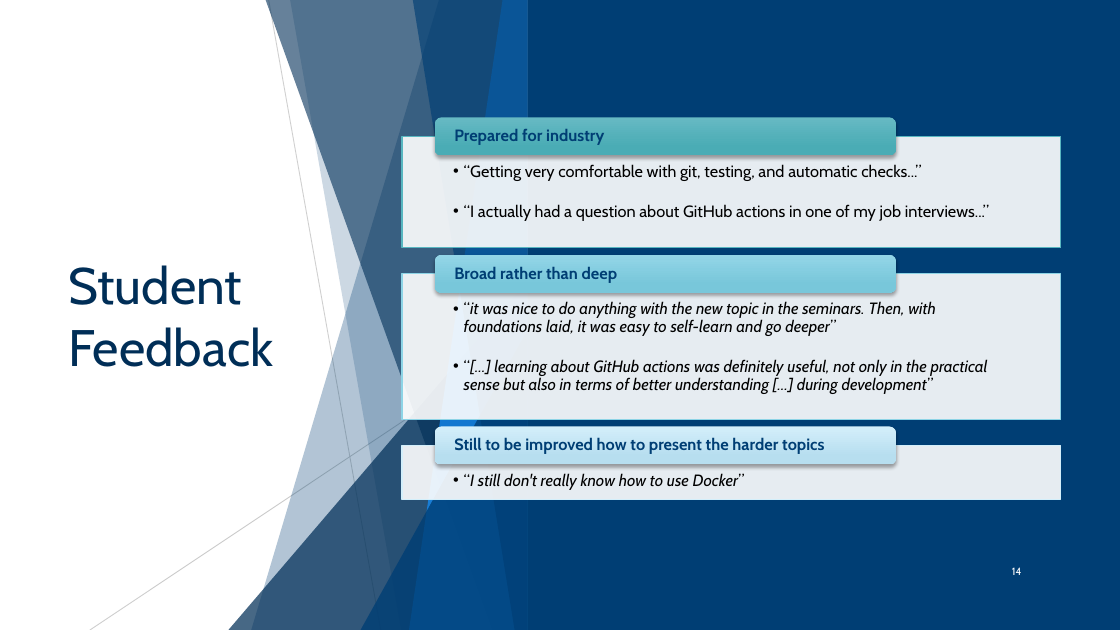
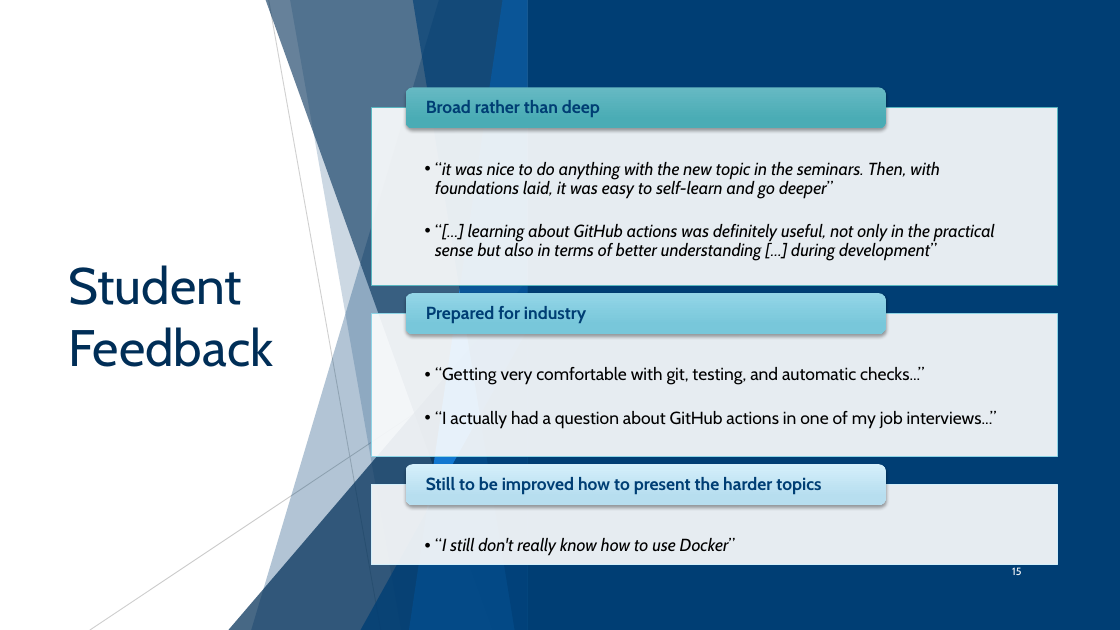
Before and after one commit to estifraca/estifraca.github.io, a slide deck: slide 15 of EERN-2025-Fraca.pptx (slide 14 before the commit). Drawn at 1120x630 pixels with LibreOffice and Linux fonts; fonts in the diff are those of the drawing. Boxes give left, top, right and bottom in pixels: in the first picture for what was removed or moved away, otherwise in the second. Text is boxed around its words. In the diff, an @@ line names an element or a change of style, - is before the commit and + after.

```diff
--- a/EERN-2025-Fraca.pptx
+++ b/EERN-2025-Fraca.pptx
@@ rounded rectangle: place and size @@
-rounded rectangle at (435, 118, 897, 155)
+rounded rectangle at (406, 87, 886, 128)
@@ rectangle: place and size @@
-rectangle at (402, 136, 1061, 248)
+rectangle at (371, 108, 1057, 286)
@@ text "“it was nice to do ...": place and size @@
-text "“it was nice to do ..." at (464, 301, 988, 394)
+text "“it was nice to do ..." at (435, 162, 995, 260)
@@ size 14 to 15 pt in 6 elements at (426, 477, 821, 494), (435, 538, 736, 556), (435, 162, 995, 260), (435, 367, 997, 428), (426, 306, 586, 323), (426, 100, 600, 117) @@
@@ text "Broad rather than deep": place and size @@
-text "Broad rather than deep" at (454, 267, 618, 283)
+text "Broad rather than deep" at (426, 100, 600, 117)
@@ rounded rectangle: place and size @@
-rounded rectangle at (435, 255, 897, 292)
+rounded rectangle at (406, 293, 886, 334)
@@ text "Prepared for industry": place and size @@
-text "Prepared for industry" at (454, 129, 604, 145)
+text "Prepared for industry" at (426, 306, 586, 323)
@@ text "“Getting very comfortable with git, ...": place and size @@
-text "“Getting very comfortable with git, ..." at (464, 164, 989, 221)
+text "“Getting very comfortable with git, ..." at (435, 367, 997, 428)
@@ rectangle: place and size @@
-rectangle at (402, 274, 1061, 420)
+rectangle at (371, 313, 1057, 457)
@@ rounded rectangle: place and size @@
-rounded rectangle at (435, 427, 897, 465)
+rounded rectangle at (406, 465, 886, 505)
@@ text "Still to be improved how ...": place and size @@
-text "Still to be improved how ..." at (454, 438, 824, 454)
+text "Still to be improved how ..." at (426, 477, 821, 494)
@@ text "“I still don't really know ...": place and size @@
-text "“I still don't really know ..." at (464, 473, 745, 490)
+text "“I still don't really know ..." at (435, 538, 736, 556)
@@ rectangle: place and size @@
-rectangle at (402, 445, 1061, 499)
+rectangle at (371, 485, 1057, 565)
@@ page number at (1012, 567, 1021, 575): text changed @@
-14
+15
```
Also in this commit, not shown: 3 other slides changed, 1 slide added.
